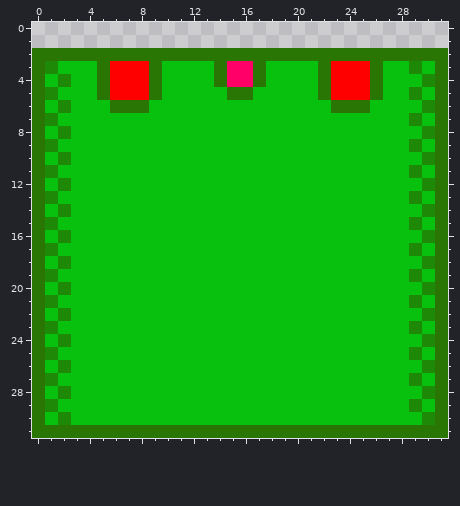
Pixel-art sprite -- Assets/Sprites/player_head.png. That is the earlier state.
The file is 32x32 pixels.
The same view after the edit:
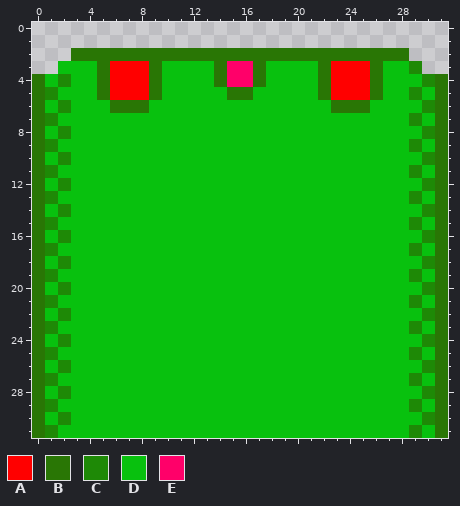
Palette (. is transparent): A #ff0000  B #297605  C #1e8906  D #08c10e  E #ff0069
Commit message: Will now successfully render the player character to the screen
What changed:
y 2: x 0..2 BBB -> ...; x 29..31 BBB -> ...
y 3: x 0..1 BC -> ..; x 30..31 DB -> ..
y 31: x 1..30 BBBBBBBBBBBBBBBBBBBBBBBBBBBBBB -> CDDDDDDDDDDDDDDDDDDDDDDDDDDDCD
Pixel boxes of the changes (left, top, right, bottom) in both pictures:
erased: (32, 48, 71, 74)
erased: (409, 48, 448, 74)
changed: (45, 425, 435, 438)
